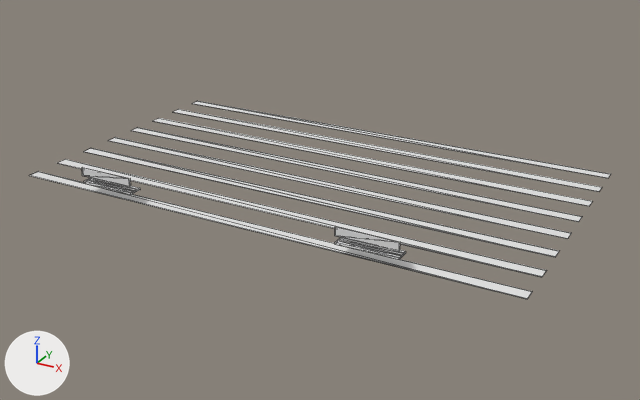
The OBJ model assets/campus/decor/m105/meshes/gym_oak.obj, before and after one commit.
One viewpoint serves both versions: a 50 mm camera at (15.4, -27.5, 12.9) aimed at (0.3, -0.2, -0.7). The lights are fixed; the arrows at lower left show +X, +Y and +Z. The first picture is the older version. Mesh edges are drawn as thin lines. Where no turn or scale is listed for an object, it has been applied to the vertices. Vertices at exactly the same position are counted once.

Before the edit, the objects in view are built like this:
```python
me_gym_oak = bpy.data.meshes.new('gym_oak')
me_gym_oak.from_pydata(...)  # 128 vertices, 192 faces; spans x -9.8..9.8, y -5.4..5.9, z 0.0..1.0
ob_gym_oak = bpy.data.objects.new('gym_oak', me_gym_oak)
ob_gym_oak.location = (0.0, 0.0, 0.0)
```
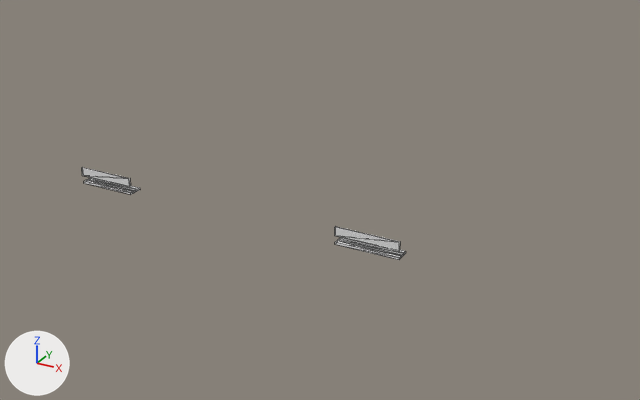
The change, as a diff of the scene's bpy script:
```diff
--- a/assets/campus/decor/m105/meshes/gym_oak.obj.py
+++ b/assets/campus/decor/m105/meshes/gym_oak.obj.py
@@ me_gym_oak @@
 # used by ob_gym_oak; location = (0.0, 0.0, 0.0)
-me_gym_oak.from_pydata(...)  # 128 vertices, 192 faces; spans x -9.8..9.8, y -5.4..5.9, z 0.0..1.0
+me_gym_oak.from_pydata(...)  # 64 vertices, 96 faces; spans x -6.7..5.9, y -5.4..-4.8, z 0.4..1.0
+# me_gym_oak part 1: 8 loose pieces with 64 vertices, spanning x -9.8..9.8, y -5.0..5.9, z 0.0, are deleted
```

Location of each change, [x1, y1, x2, y2] in pixels of the pictures (640 x 400 px):
'gym_oak', reshaped (44% narrower, 53% shorter): before [29, 101, 611, 299]; after [82, 167, 406, 260]
part 1 of me_gym_oak, deleted: before [29, 101, 611, 299]
